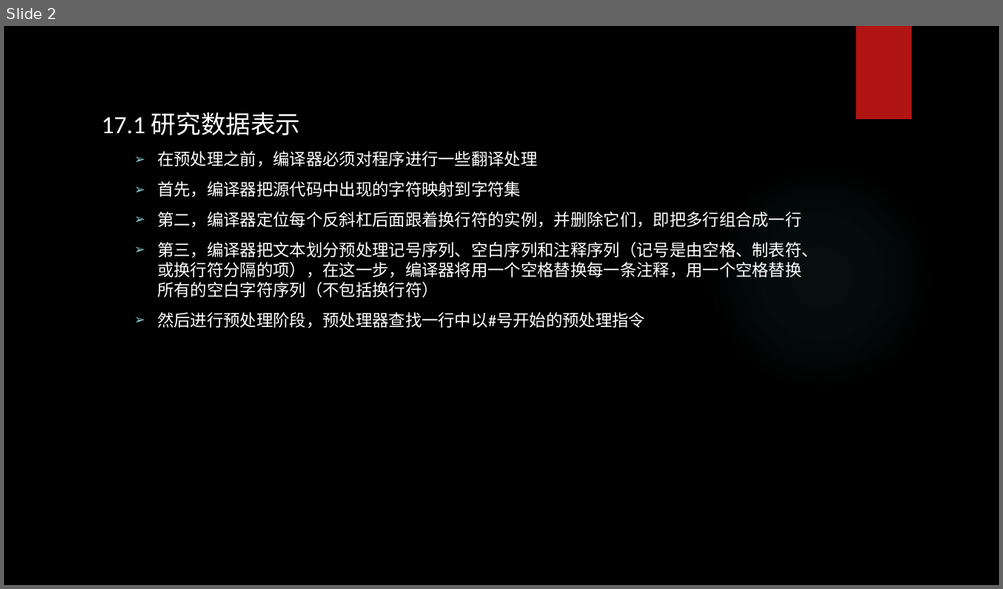
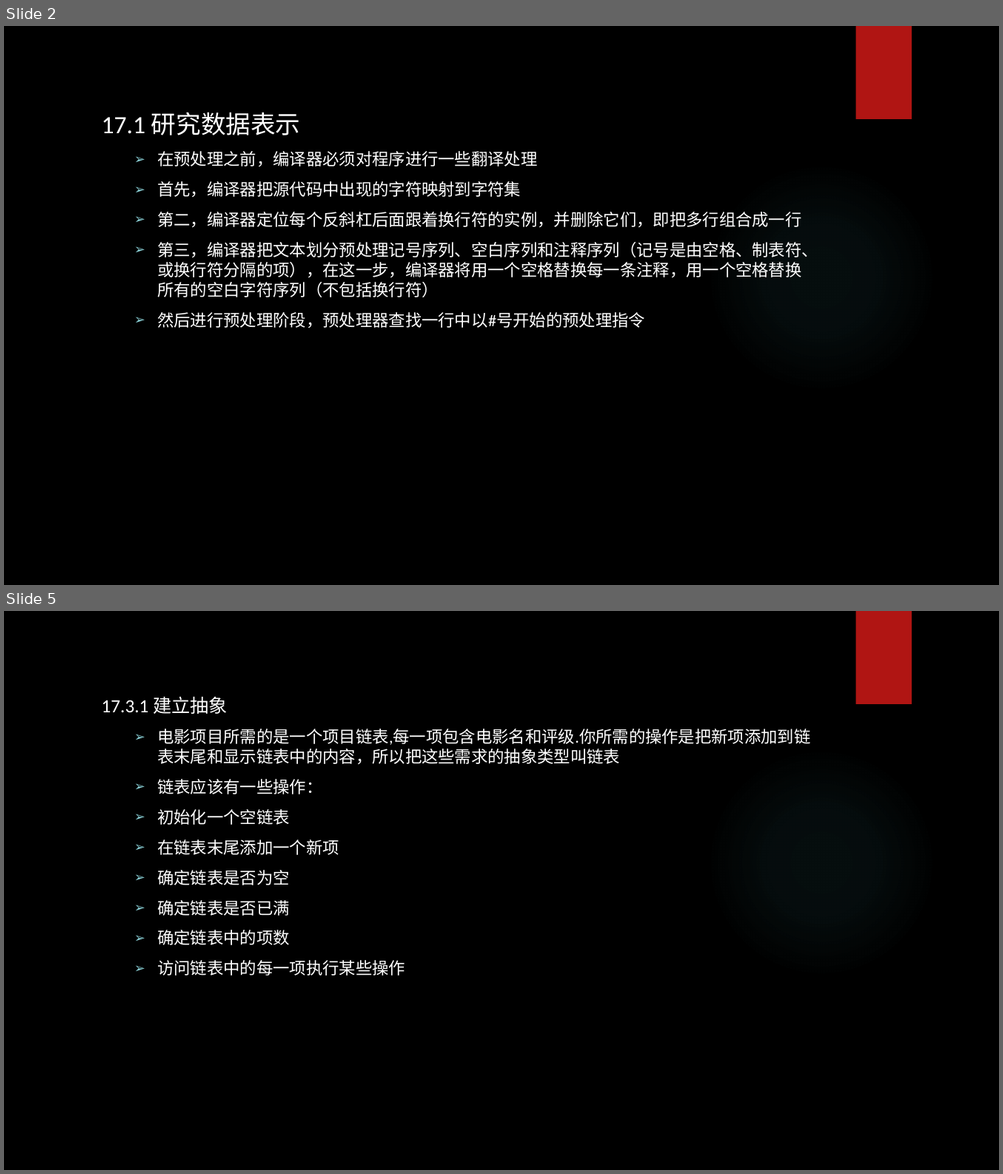
Before and after one commit to tsyin/c_ppt-code, a slide deck: PPT/17 高级数据表示.pptx. Shown one above the other, each under a label of ours: slide 2 before the commit, slides 2 and 5 after it; the slides between them are not shown. The pictures are 1003x589 and 1003x1174 pixels, drawn with LibreOffice and Linux fonts; fonts in the diff are those of the drawing; background and template pictures are left out. Boxes give left, top, right and bottom in pixels: in the first picture for what was removed or moved away, otherwise in the second. Text is boxed around its words. In the diff, an @@ line names an element or a change of style, - is before the commit and + after.

```diff
--- a/PPT/17 高级数据表示.pptx
+++ b/PPT/17 高级数据表示.pptx
@@ slide 5 added at [4,611,999,1170], background picture (left out); not listed: 2 template elements that a slide beside it also shows @@
@@ text added at [102,696,810,976], 16 pt, text #FFFFFF @@
+17.3.1 建立抽象
+  ➢ 电影项目所需的是一个项目链表,每一项包含电影名和评级.你所需的操作是把新项添加到链表末尾和显示链表中的内容，所以把这些需求的抽象类型叫链表
+  ➢ 链表应该有一些操作：
+  ➢ 初始化一个空链表
+  ➢ 在链表末尾添加一个新项
+  ➢ 确定链表是否为空
+  ➢ 确定链表是否已满
+  ➢ 确定链表中的项数
+  ➢ 访问链表中的每一项执行某些操作
```
Also in this commit, not shown: 2 other slides added, 4 other files.
